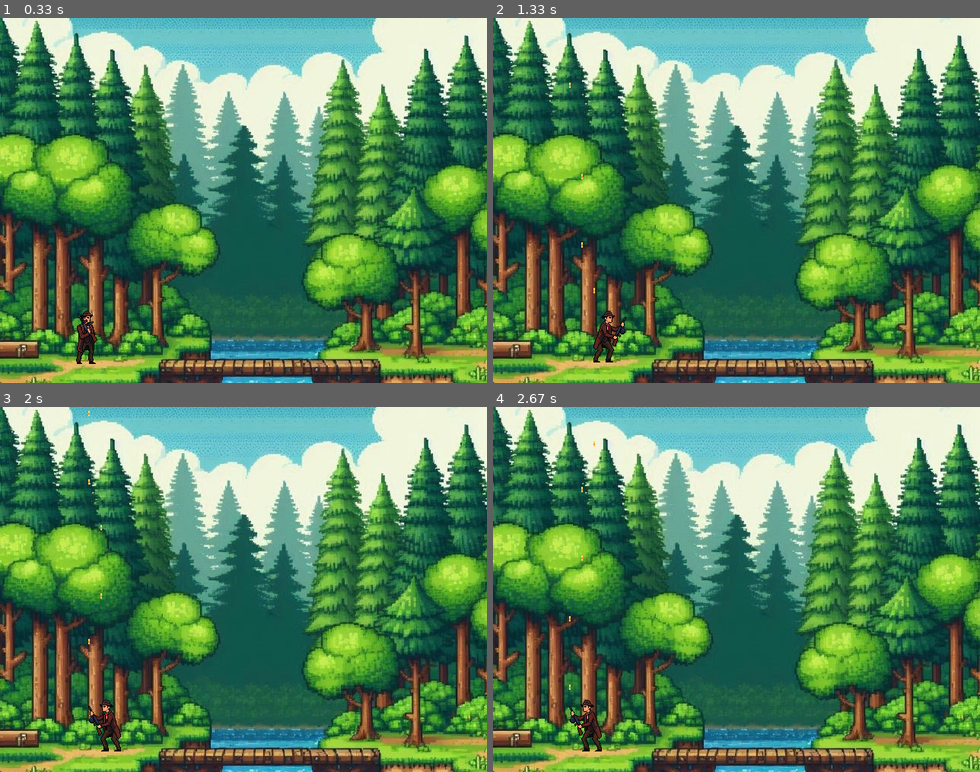
Above: before the commit, frames 1-4 (two rows, left to right).
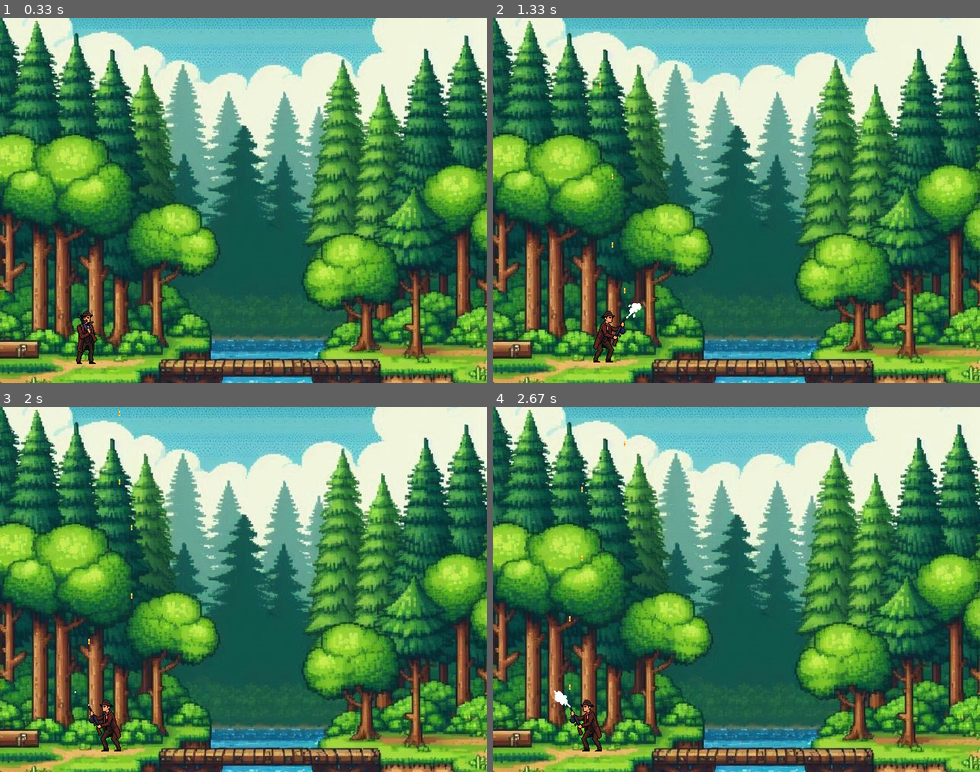
Above: after the commit, the same moments.

Repository: ZeRGim/pygame
Game: pygame game, started from pygame_ballgame/main.py
Same seed, same stepped clock (60 frames per second), same inputs: the game is played once before the commit and once after it.
Inputs:
- Up to frame 1 (0.33 s): no input
- Up to frame 2 (1.33 s): tap Space at 0.33, 0.73, 1.03, 1.23 s; hold Right 0.67-1.13 s; hold Right from 1.17 s (still down)
- Up to frame 3 (2 s): tap Space at 1.53, 1.73 s; release Right at 1.63 s; hold Left from 1.67 s (still down)
- Up to frame 4 (2.67 s): tap Space at 2.03, 2.3, 2.6 s; release Left at 2.2 s; hold Left 2.23-2.63 s

Frame 1 is identical in both runs. In frame 2, 0.1% of the frame differs, in the area x 15-31%, y 17-83%; in frame 3, less than 0.1%; in frame 4, less than 0.1%.

Commit message:
공격 위치수정 및 이펙트추가

Diff:
--- a/pygame_ballgame/main.py
+++ b/pygame_ballgame/main.py
@@ -158,6 +158,61 @@
     def update(self, mt):
         self.rect.y -= 5
 
+class Effect(pygame.sprite.Sprite):
+
+    def __init__(self, position, direction):
+        super(Effect, self).__init__()
+        size = (23,23)
+
+        images = []
+        images.append(pygame.image.load('sources/attack/effect1.png'))
+        images.append(pygame.image.load('sources/attack/effect2.png'))
+        images.append(pygame.image.load('sources/attack/effect3.png'))
+        images.append(pygame.image.load('sources/attack/effect4.png'))
+        images.append(pygame.image.load('sources/attack/effect5.png'))
+        images.append(pygame.image.load('sources/attack/effect6.png'))
+
+        self.rect=pygame.Rect(position, size)
+
+        self.images = images
+
+        self.images_left = self.images
+        self.images_right = [pygame.transform.flip(image, True, False) for image in images]
+
+        self.direction = direction
+
+        self.index = 0
+        self.image = self.images[self.index]
+
+        self.animation_time = round(100 / len(self.images * 100), 2)
+
+        self.current_time = 0
+
+    def update(self,mt):
+
+        if self.direction == 'right':
+            self.images = self.images_right
+        elif self.direction == 'left':
+            self.images = self.images_left
+
+        self.current_time += mt*10
+
+
+
+        if self.current_time >= self.animation_time:
+            self.current_time = 0
+            self.index += 1
+        if self.index == len(self.images):
+            self.kill()
+            self.index -= 1
+
+        self.image = self.images[self.index]
+
+
+
+
+
+
 def main():
     # player 생성
     player = Character(position=(100, 385))
@@ -187,8 +242,16 @@
 
                 elif event.key == pygame.K_SPACE:
                     player.state = 2
-                    bullet = Bullet(player.position)
-                    all_sprites.add(bullet)
+                    if player.direction == "left":
+                        bullet = Bullet(player.position)
+                        all_sprites.add(bullet)
+                        effect=Effect((player.position[0]-20, player.position[1]-12), player.direction)
+                        all_sprites.add(effect)
+                    elif player.direction == "right":
+                        bullet = Bullet(((player.position[0]+40), player.position[1]))
+                        all_sprites.add(bullet)
+                        effect = Effect((player.position[0]+40, player.position[1]-12), player.direction)
+                        all_sprites.add(effect)
             elif event.type == pygame.KEYUP:
                 if event.key == pygame.K_RIGHT or event.key == pygame.K_LEFT:
                     player.velocity_x = 0
